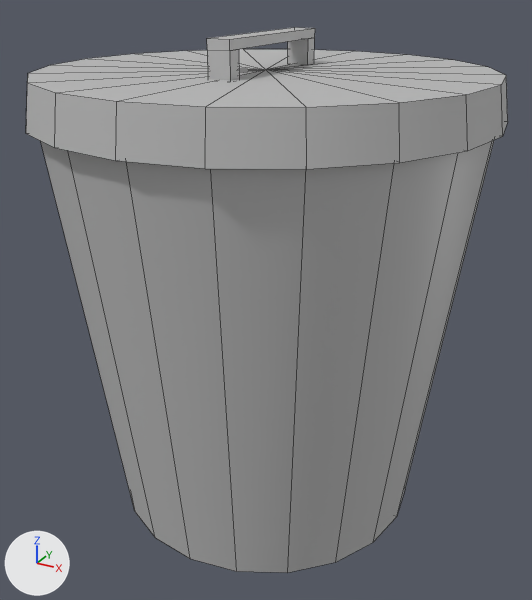
Before and after pictures for a commit that changed the FBX model Assets/Art/Models/Trashcan.fbx.
Both versions are drawn from a 50 mm lens placed at (5.38, 4.73, 2.96), pointed at (3.5, 8.16, 1.24). Lighting does not change. The marker at lower left points along +X, +Y and +Z. Mesh edges are drawn as thin lines. Where no turn or scale is listed for an object, it has been applied to the vertices. Vertices at the same position are counted once.

In view in the first picture: 'Trashcan'.
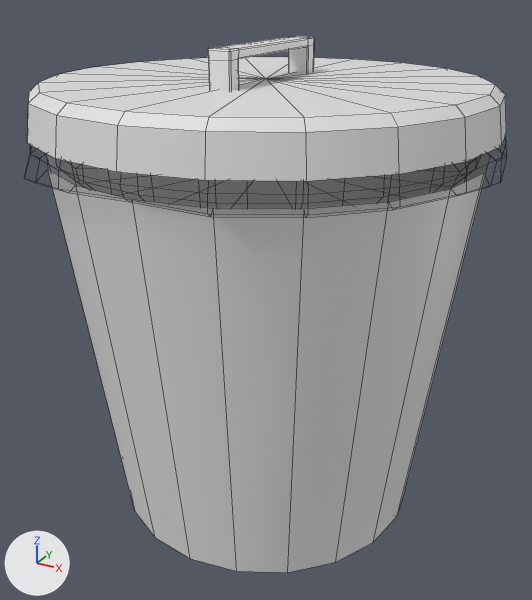
The edits, one by one:
Picture 'Colors.png' (img_colors_png) is new.
Material 'lambert3' (mat_lambert3) is new.
Uses the picture img_colors_png.
Material 'lambert2' (mat_lambert2) is new.
Uses the picture img_colors_png.
me_mesh is used by ob_trashcan; location (3.487, 8.197, 0.0).
me_mesh had 146 vertices, 178 faces and spanned x -1.23..1.22, y -1.22..1.22, z 0.0..2.7.
me_mesh no longer uses material mat_lambert1 (grey #bcbcbc).
me_mesh now has 262 vertices, 280 faces and spans x -1.23..1.23, y -1.22..1.23, z -1.15..1.15.
me_mesh part 1: the loose piece of 82 vertices spanning x -1.17..1.17, y -1.17..1.17, z 0.0..2.29 is rebuilt with 262 vertices and now spans x -1.23..1.23, y -1.22..1.23, z -1.15..1.15.
me_mesh part 2: the loose piece of 42 vertices spanning x -1.23..1.22, y -1.22..1.22, z 2.29..2.52 is deleted.
me_mesh part 3: the loose piece of 14 vertices spanning x -0.07..0.05, y -0.45..0.45, z 2.51..2.7 is deleted.
me_mesh part 4: the loose piece of 8 vertices spanning x -0.07..0.05, y 0.36..0.44, z 2.51..2.65 is deleted.
me_mesh now uses material mat_lambert3.
me_mesh now uses material mat_lambert2.
Mesh me_mesh_1 is new.
It has 114 vertices, 128 faces and spans x -1.22..1.22, y -1.22..1.22, z -0.2..0.2.
It uses material mat_lambert2.
Object 'Trashcan' (ob_trashcan) moves from (3.487, 8.197, 0.0) to (3.487, 8.197, 1.146).
Object 'Lid' (ob_lid) is new; it shows me_mesh_1.
Its location is (3.479, 8.196, 2.449).

Where the change shows, as pixel boxes (x1, y1, x2, y2) in the pictures (532 x 600 px):
'Trashcan', reshaped, moved: before (26, 27, 508, 573); after (46, 153, 490, 573)
'Lid', added: after (27, 36, 506, 181)
part 1 of me_mesh, rebuilt: before (41, 140, 494, 573); after (46, 153, 490, 573)
part 2 of me_mesh, deleted: before (26, 49, 508, 169)
part 3 of me_mesh, deleted: before (207, 27, 315, 81)
part 4 of me_mesh, deleted: before (288, 38, 314, 64)
